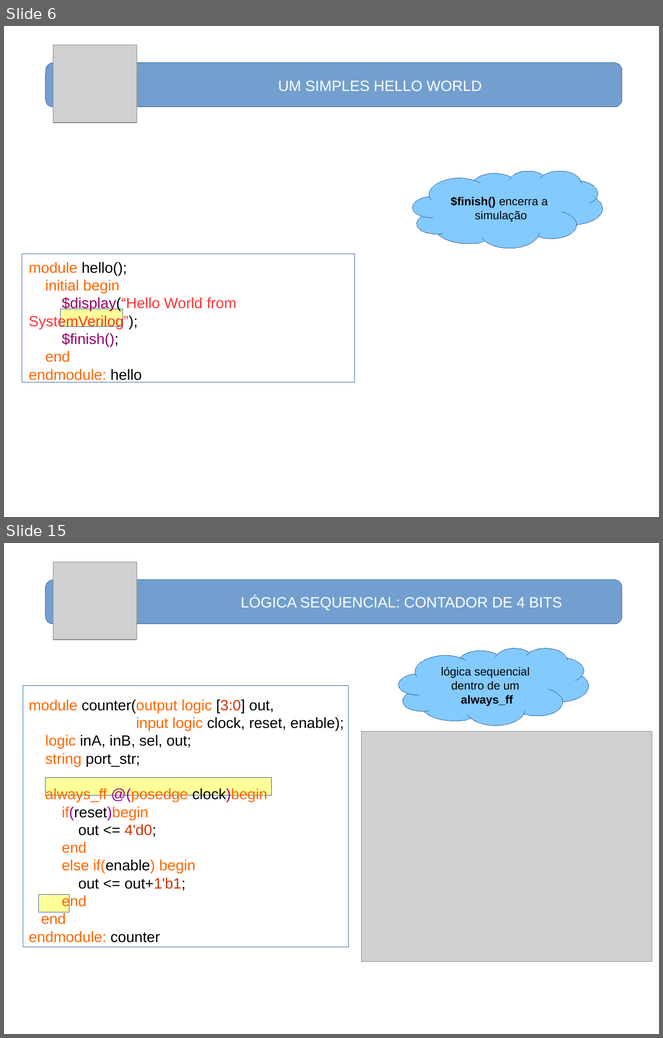
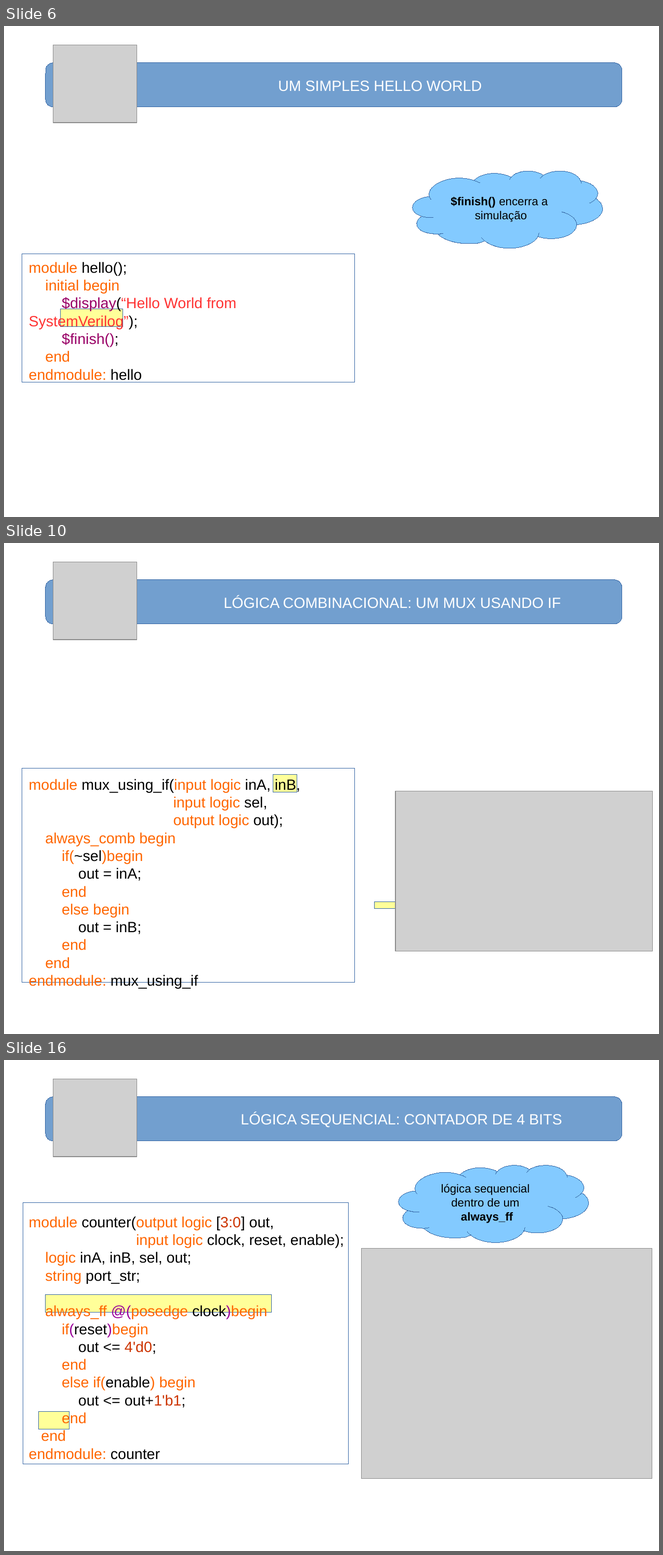
Before and after one commit to nelsoncsc/basicSV, a slide deck: docs/basicSV.odp. Shown one above the other, each under a label of ours: slides 6 and 15 before the commit, slides 6, 10 and 16 after it; the slides between them are not shown. The pictures are 663x1038 and 663x1555 pixels, drawn with LibreOffice and Linux fonts; fonts in the diff are those of the drawing; grey boxes stand for pictures. Boxes give left, top, right and bottom in pixels: in the first picture for what was removed or moved away, otherwise in the second. Text is boxed around its words. In the diff, an @@ line names an element or a change of style, - is before the commit and + after.

```diff
--- a/docs/basicSV.odp
+++ b/docs/basicSV.odp
@@ slide 10 added at [4,543,659,1034], background #FFFFFF @@
@@ picture added at [53,562,137,640] @@
@@ rounded rectangle added at [46,580,622,624], fill #729FCF, outline #3465A4 0 pt, 18 pt, text #FFFFFF @@
+LÓGICA COMBINACIONAL: UM MUX USANDO IF
@@ rounded rectangle added at [40,705,622,930], outline #FFFFFF 0 pt @@
@@ rectangle added at [22,769,355,983], fill #FFFFFF, outline #3465A4 0 pt @@
@@ rectangle added at [273,775,297,793], fill #FFFF99, outline #3465A4 0 pt @@
@@ text added at [29,778,300,987], 18 pt, text #FF6600 @@
+module mux_using_if(input logic inA, inB,
+input logic sel,
+output logic out);
+always_comb begin
+if(~sel)begin
+out = inA;
+end
+else begin
+out = inB;
+end
+end
+endmodule: mux_using_if
@@ picture added at [396,792,653,952] @@
@@ right arrow added at [374,899,404,912], fill #FFFF99, outline #3465A4 0 pt @@
@@ what was slide 15 is now slide 16 @@
```
Also in this commit, not shown: 9 slides changed, 1 other file.
